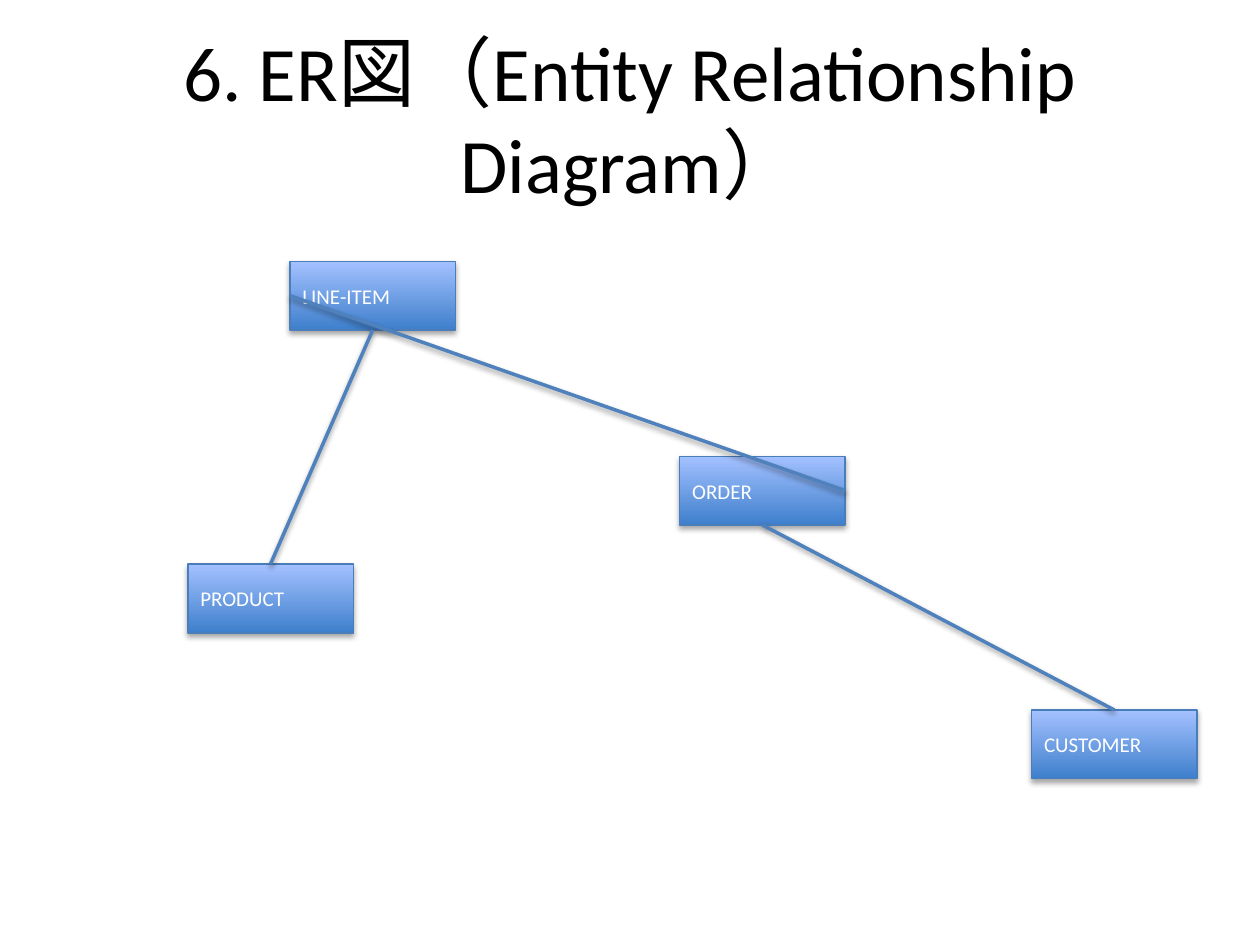
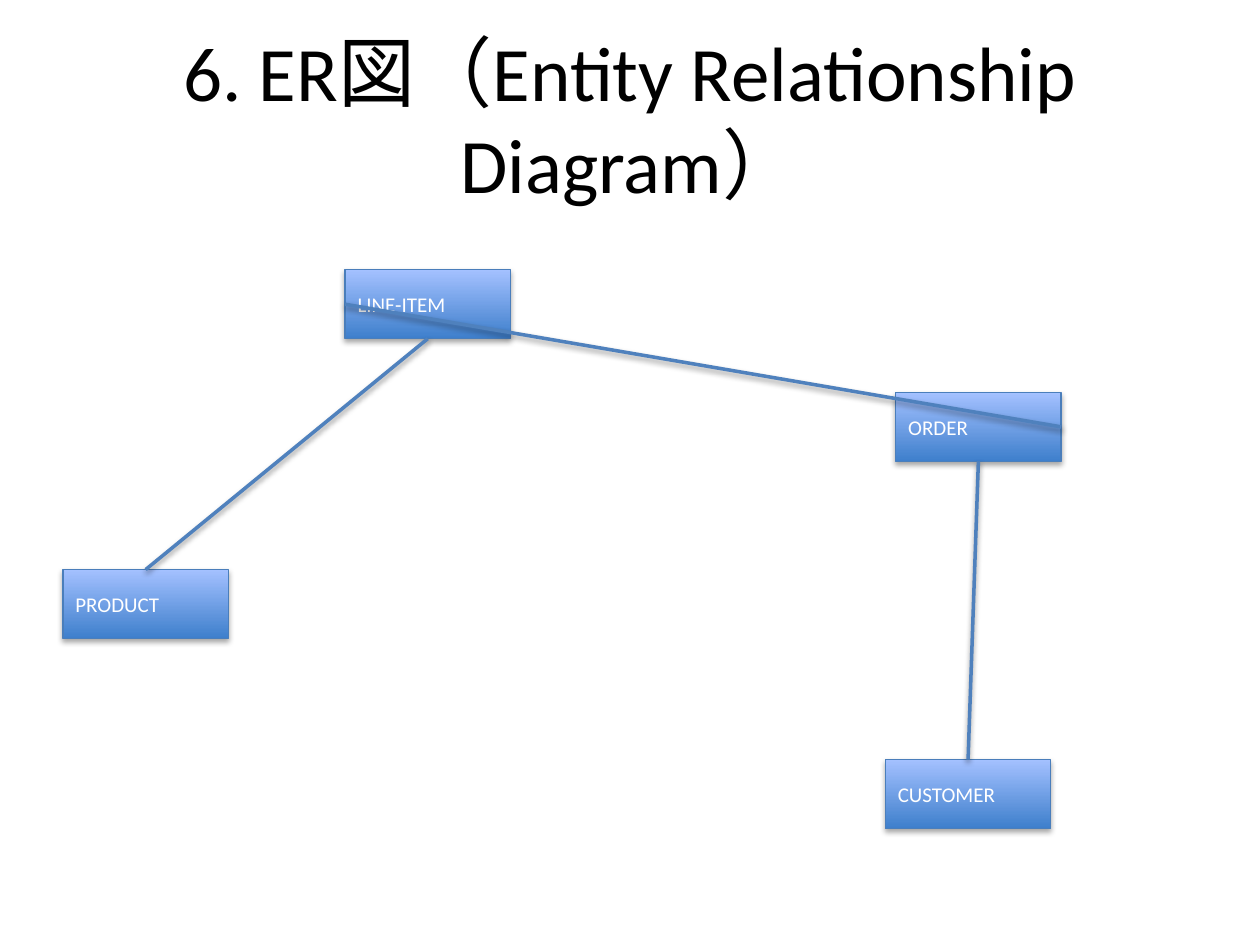
Before and after one commit to notfolder/qmd_to_pptx, a slide deck: slide 19 of demo_full.pptx. Drawn at 1260x945 pixels with LibreOffice and Linux fonts; fonts in the diff are those of the drawing. Boxes give left, top, right and bottom in pixels: in the first picture for what was removed or moved away, otherwise in the second. Text is boxed around its words. In the diff, an @@ line names an element or a change of style, - is before the commit and + after.

```diff
--- a/demo_full.pptx
+++ b/demo_full.pptx
@@ rectangle "LINE-ITEM": place and size @@
-rectangle "LINE-ITEM" at [290, 261, 455, 330]
+rectangle "LINE-ITEM" at [345, 270, 510, 339]
@@ line moved from (845, 490) - (290, 296) to (1061, 427) - (345, 304) @@
@@ line moved from (271, 564) - (373, 330) to (146, 570) - (428, 339) @@
@@ rectangle "ORDER": place and size @@
-rectangle "ORDER" at [680, 456, 845, 525]
+rectangle "ORDER" at [896, 392, 1061, 461]
@@ line moved from (1114, 709) - (762, 525) to (968, 760) - (979, 461) @@
@@ rectangle "PRODUCT": place and size @@
-rectangle "PRODUCT" at [188, 564, 353, 634]
+rectangle "PRODUCT" at [63, 570, 228, 639]
@@ rectangle "CUSTOMER": place and size @@
-rectangle "CUSTOMER" at [1032, 709, 1197, 779]
+rectangle "CUSTOMER" at [886, 760, 1051, 829]
```
Also in this commit, not shown: 5 other slides changed, 5 other files.
